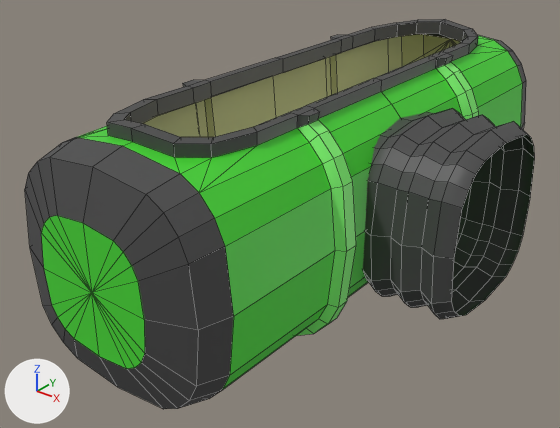
The FBX model GlobalGameJam2018RB_DvR_DK/Assets/Models/PackageTank_1.fbx as it was, and as the next commit left it.
The view is the same before and after, from a camera (50 mm lens) standing at (0.0361, -0.0763, 0.0263) and looking at (-0.0009, -0.03, -0.0024). The axes (+X, +Y, +Z) are drawn at lower left. The lights are the same throughout. Mesh edges are drawn as thin lines. Where no turn or scale is listed for an object, it has been applied to the vertices.

Before the edit, the objects in view are built like this:
```python
me_mesh = bpy.data.meshes.new('Mesh')
me_mesh.from_pydata(...)  # 714 vertices, 700 faces; spans x -0.0098..0.0161, y -0.0505..0.0, z -0.0097..0.0099
# faces by material slot: [160, 304, 128, 108]
me_mesh.materials.append(mat_lambert38)  # beige #bbbe85
me_mesh.materials.append(mat_lambert25)  # dark grey #464646
me_mesh.materials.append(mat_lambert27)  # green #45d831
me_mesh.materials.append(mat_light_green)  # green #85fb76
ob_polysurface8 = bpy.data.objects.new('polySurface8', me_mesh)
ob_polysurface8.location = (0.0, 0.0, 0.0)
```
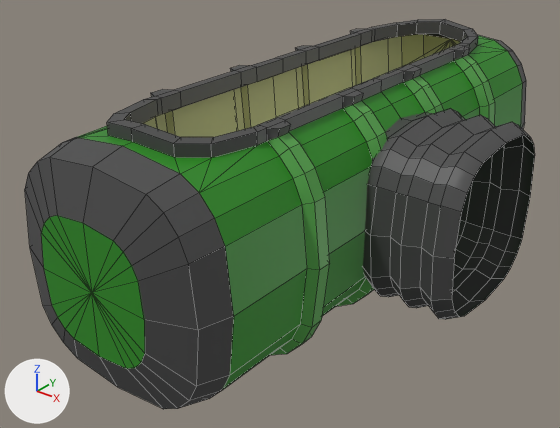
Changed parts and their boxes [x1, y1, x2, y2] in the pictures (560 x 428 px; the box of a moved part takes in the faces that stretch with it):
part 1 of me_mesh, moved or reshaped
    both: [142, 58, 506, 319]
part 2 of me_mesh, moved or reshaped
    both: [273, 28, 535, 302]
part 3 of me_mesh, recoloured
    both: [41, 36, 523, 390]
part 4 of me_mesh, recoloured
    before: [296, 63, 479, 336]
    after: [268, 55, 495, 355]

The change in detail:
Material 'Light_Blue' (mat_light_blue) is new.
Its base color is (0.0891, 0.367, 0.0688) (green #54a34a).
Material 'Dark_Blue' (mat_dark_blue) is new.
Its base color is (0.0223, 0.26, 0.0117) (green #298b1c).
me_mesh is used by ob_polysurface8; location (0.0, 0.0, 0.0).
me_mesh had 714 vertices, 700 faces and spanned x -0.0098..0.0161, y -0.0505..0.0, z -0.0097..0.0099.
me_mesh now has 986 vertices, 960 faces and spans x -0.0098..0.0161, y -0.0505..0.0, z -0.0097..0.0099.
me_mesh part 1: 100 vertices moved from x -0.0098..0.0097, y -0.036..-0.0334, z -0.0097..0.0094 to x -0.0098..0.0097, y -0.0393..-0.0376, z -0.0097..0.0094; 100 vertices removed from x -0.009..0.0161, y -0.0341..-0.0287, z -0.009..0.0094; 236 vertices added at x -0.0098..0.0161, y -0.0374..-0.0286, z -0.0097..0.0094.
me_mesh part 2: 100 vertices moved from x -0.0098..0.0097, y -0.0171..-0.0144, z -0.0097..0.0094 to x -0.0098..0.0097, y -0.0128..-0.0112, z -0.0097..0.0094; 100 vertices removed from x -0.009..0.0161, y -0.0215..-0.0164, z -0.009..0.0094; 236 vertices added at x -0.0098..0.0161, y -0.0219..-0.0131, z -0.0097..0.0094.
me_mesh part 3: 92 faces spanning x -0.009..0.0089, y -0.0505..0.0, z -0.009..0.009 switch from mat_lambert27 (green #45d831) to mat_dark_blue (green #298b1c).
me_mesh part 4: 72 faces spanning x -0.0098..0.0097, y -0.0393..-0.0112, z -0.0097..0.0088 switch from mat_light_green (green #85fb76) to mat_light_blue (green #54a34a).
